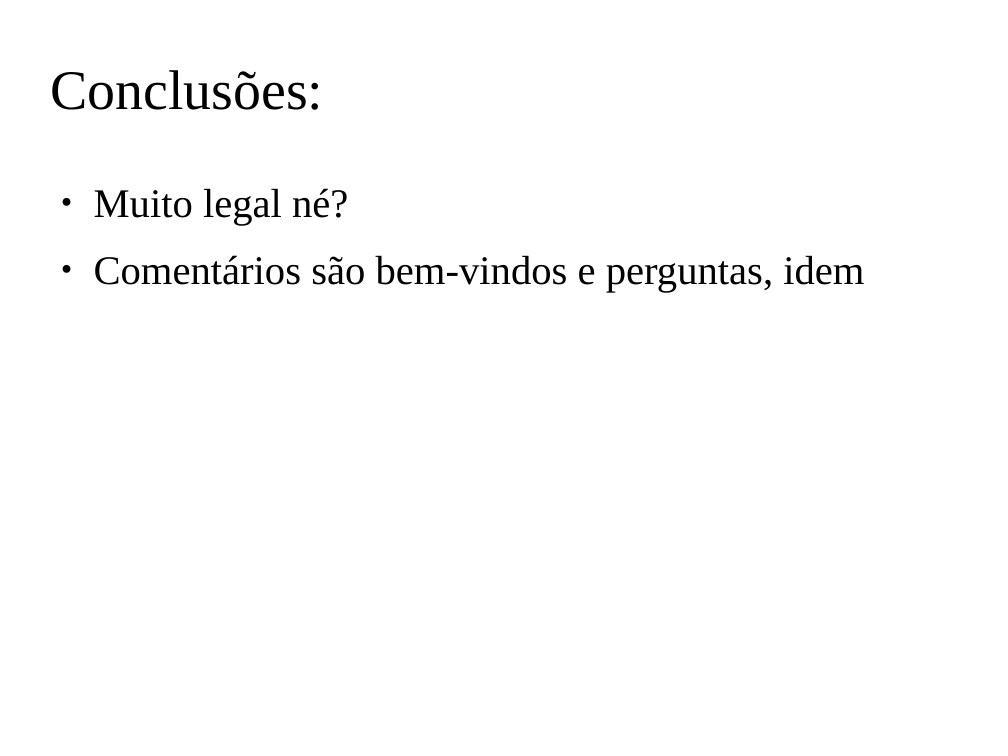
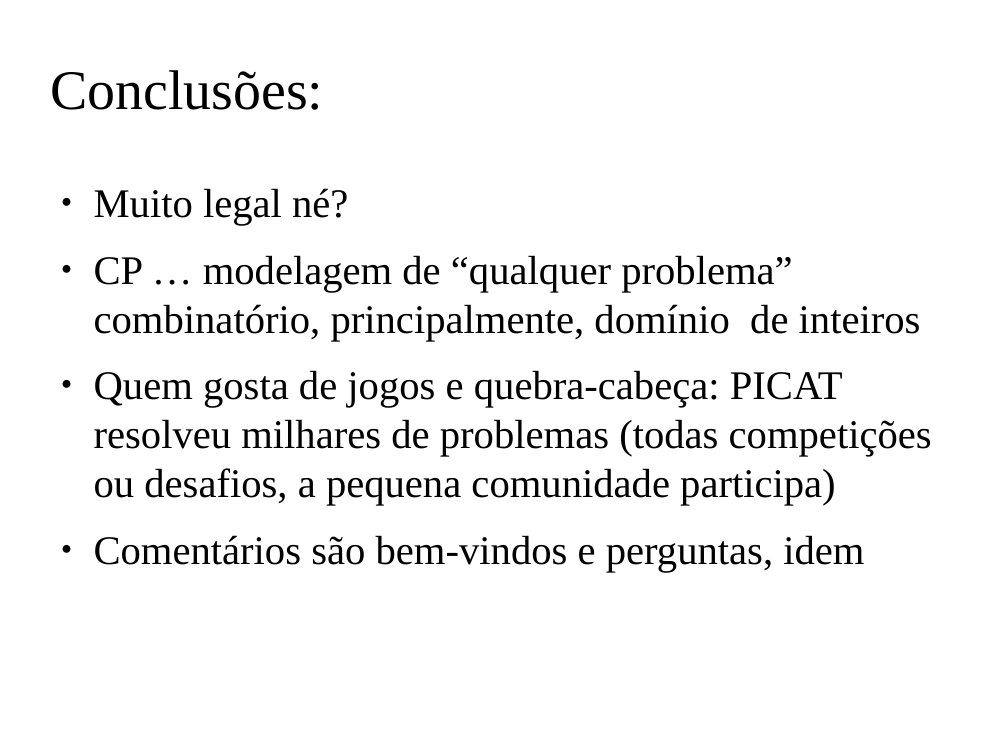
Before and after one commit to claudiosa/CCS, a slide deck: slide 11 of picat/YOUTUBE_Racha_Cuca/slides_racha_cuca.odp. Drawn at 1008x756 pixels with LibreOffice and Linux fonts; fonts in the diff are those of the drawing; background and template pictures are left out. Boxes give left, top, right and bottom in pixels: in the first picture for what was removed or moved away, otherwise in the second. Text is boxed around its words. In the diff, an @@ line names an element or a change of style, - is before the commit and + after.

```diff
--- a/picat/YOUTUBE_Racha_Cuca/slides_racha_cuca.odp
+++ b/picat/YOUTUBE_Racha_Cuca/slides_racha_cuca.odp
@@ text at (94,255,932,505): paragraphs added @@
+● CP … modelagem de “qualquer problema” combinatório, principalmente, domínio de inteiros
+● Quem gosta de jogos e quebra-cabeça: PICAT resolveu milhares de problemas (todas competições ou desafios, a pequena comunidade participa)
```
Also in this commit, not shown: 3 other slides changed, 7 other files.
